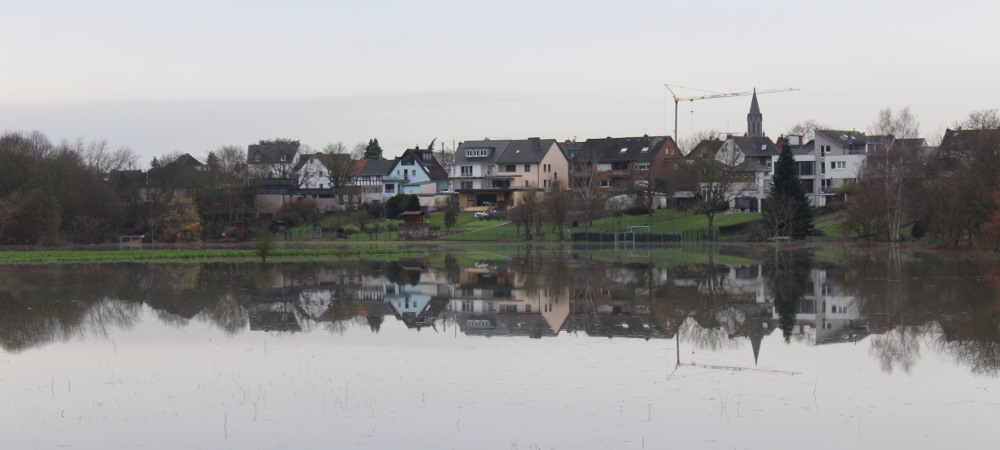
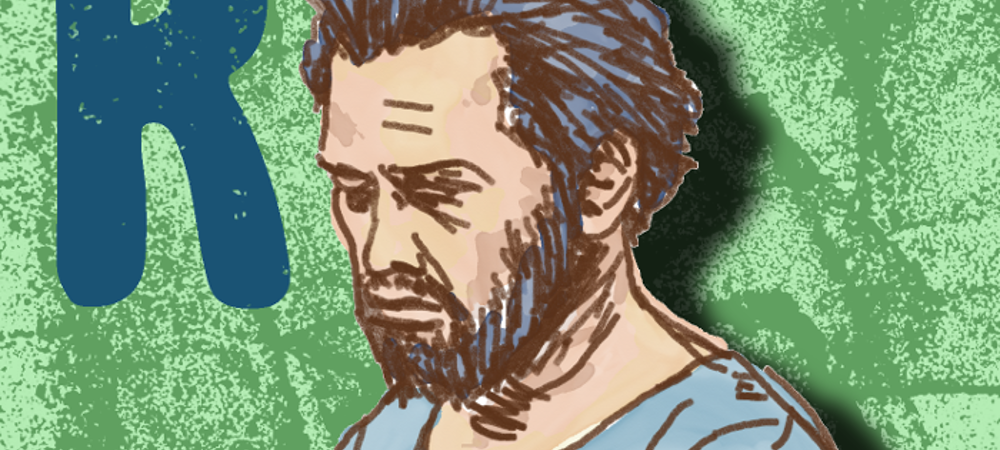
Revision of a layered (1000, 450) image; what changed, layer by layer:
added layer "self_portrait_r" above "flooding_bergheim" over [0,0,1000,450]
hid "flooding_bergheim" over [0,0,1000,450]
